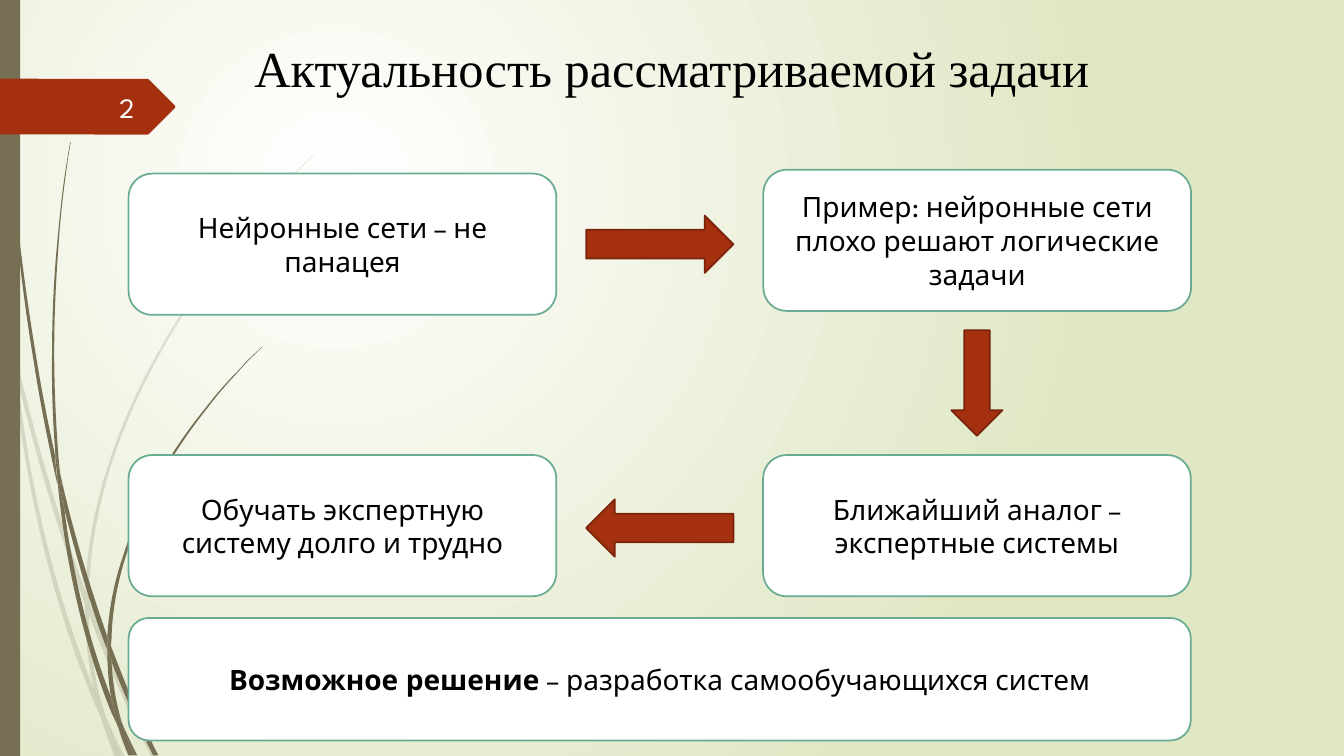
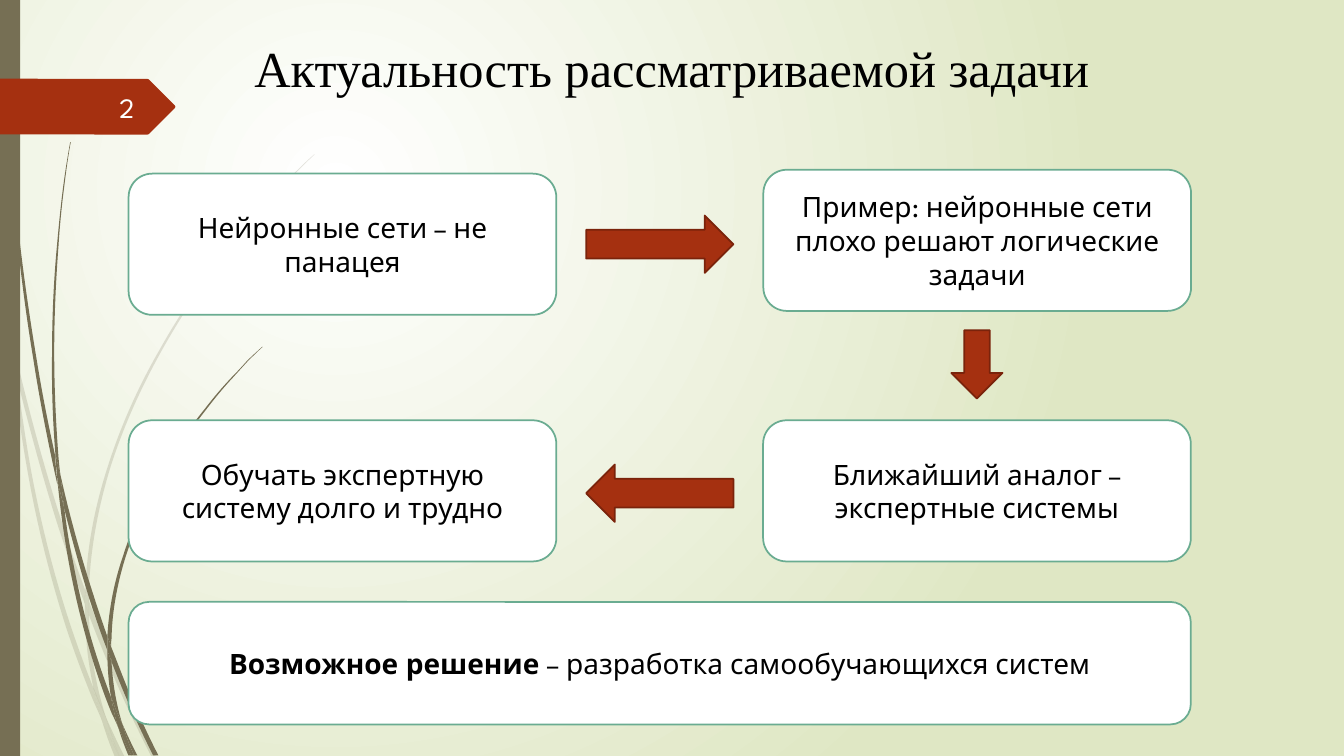
Before and after one commit to xex238/Diploma_2022, a slide deck: slide 2 of docs/Отчёты/ВКР/Новицкий_МПИ-20-4-2_ВКР_Презентация.pptx. Drawn at 1344x756 pixels with LibreOffice and Linux fonts; fonts in the diff are those of the drawing. Boxes give left, top, right and bottom in pixels: in the first picture for what was removed or moved away, otherwise in the second. Text is boxed around its words. In the diff, an @@ line names an element or a change of style, - is before the commit and + after.

```diff
--- a/docs/Отчёты/ВКР/Новицкий_МПИ-20-4-2_ВКР_Презентация.pptx
+++ b/docs/Отчёты/ВКР/Новицкий_МПИ-20-4-2_ВКР_Презентация.pptx
@@ down arrow: place and size @@
-down arrow at (952,331,1003,437)
+down arrow at (952,331,1003,399)
@@ 2 rounded rectangles, 1 left arrow: place and size @@
-2 rounded rectangles, 1 left arrow at (129,455,1191,596)
+2 rounded rectangles, 1 left arrow at (129,420,1191,562)
@@ rounded rectangle "Возможное решение – разработка самообучающихся ...": place and size @@
-rounded rectangle "Возможное решение – разработка самообучающихся ..." at (129,618,1192,741)
+rounded rectangle "Возможное решение – разработка самообучающихся ..." at (129,602,1192,725)
```
Also in this commit, not shown: 2 other slides changed, 3 slides added, 4 other files.
